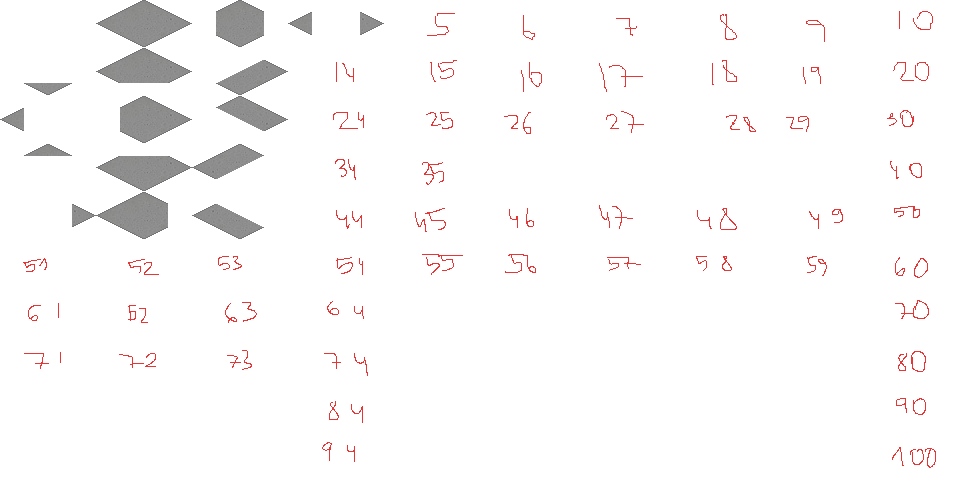
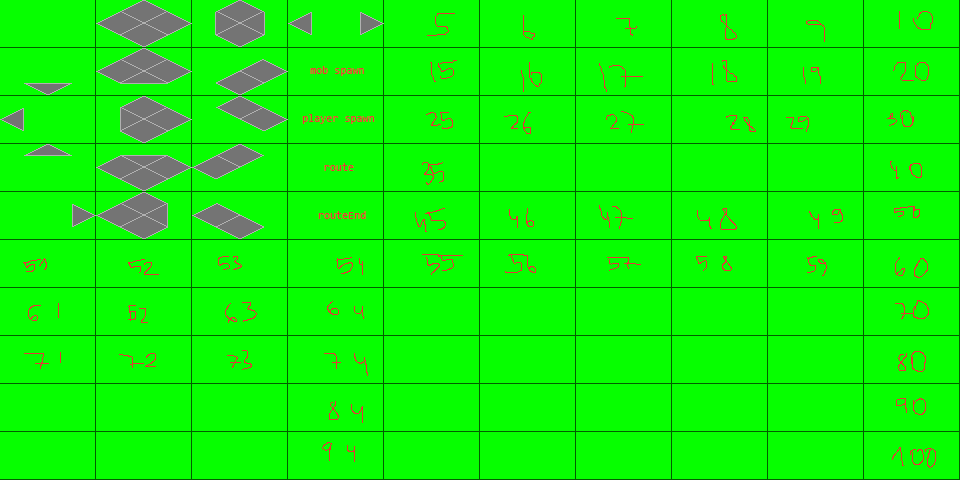
Layer changes from the first (960, 480) image to the second:
removed layer "Слой 3 копия" over [0, 0, 384, 239]
added group "43" with 2 layers above "33" over [192, 203, 264, 239]
added layer "frame" (3rd of 15, in "43") in group "43" over [192, 203, 264, 239]
added group "33" with 2 layers above "23" over [192, 144, 264, 179]
added layer "frame" (4th of 15, in "33") in group "33" over [192, 144, 264, 179]
added group "13" with 2 layers above "42" over [216, 59, 288, 95]
added layer "frame" (6th of 15, in "13") in group "13" over [216, 59, 288, 95]
added group "42" with 2 layers above "32" over [96, 192, 168, 239]
added layer "frame" (7th of 15, in "42") in group "42" over [96, 192, 168, 239]
added layer "material" (6th of 10, in "42") in group "42" over [98, 193, 168, 238]
added group "32" with 2 layers above "22" over [96, 155, 192, 191]
added layer "frame" (8th of 15, in "32") in group "32" over [96, 155, 192, 191]
added layer "material" (7th of 10, in "32") in group "32" over [98, 155, 190, 190]
added group "22" with 2 layers above "12" over [120, 96, 192, 143]
added layer "frame" (9th of 15, in "22") in group "22" over [120, 96, 192, 143]
added layer "material" (8th of 10, in "22") in group "22" over [120, 97, 190, 142]
added group "12" with 2 layers above "41" over [96, 48, 192, 84]
added layer "frame" (10th of 15, in "12") in group "12" over [96, 48, 192, 84]
added layer "material" (9th of 10, in "12") in group "12" over [98, 49, 190, 84]
added group "2" with 2 layers above "player spawn" over [96, 0, 192, 47]
added layer "frame" (15th of 15, in "2") in group "2" over [96, 0, 192, 47]
added layer "material" (10th of 10, in "2") in group "2" over [98, 1, 190, 46]
painted on "numbers" over [333, 62, 364, 229]
showed "Фон" over [0, 0, 960, 480]
…and 28 more changes (28 added)
